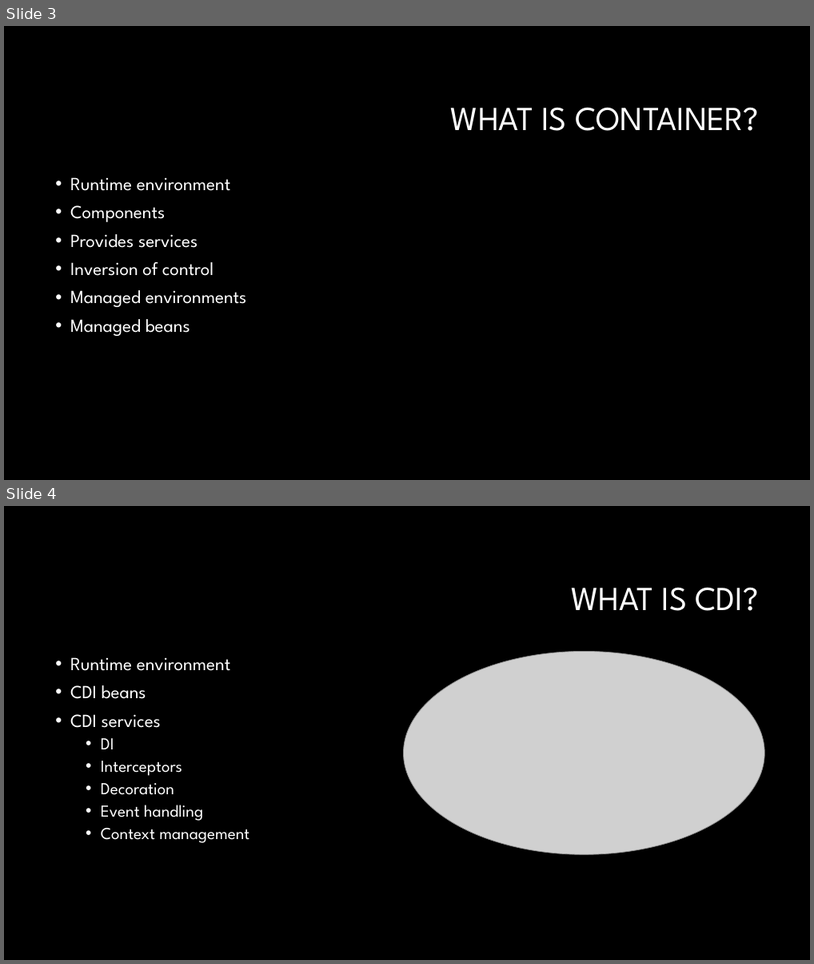
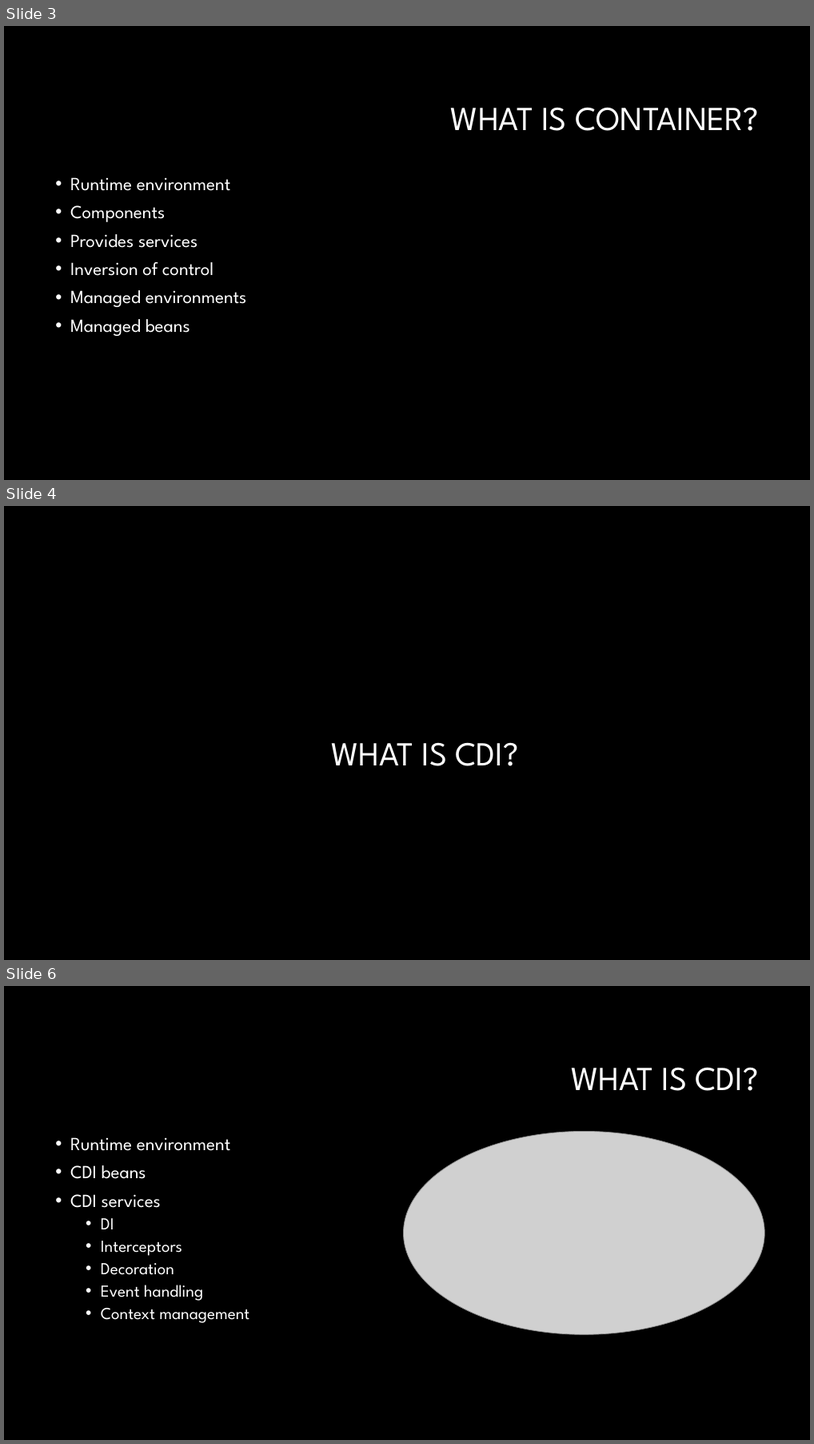
Before and after one commit to Crypto93/CDI_overview, a slide deck: CDI_overview_presentation.pptx. Shown one above the other, each under a label of ours: slides 3 and 4 before the commit, slides 3, 4 and 6 after it; the slides between them are not shown. The pictures are 814x964 and 814x1444 pixels, drawn with LibreOffice and Linux fonts; fonts in the diff are those of the drawing; grey boxes stand for pictures; background and template pictures are left out. Boxes give left, top, right and bottom in pixels: in the first picture for what was removed or moved away, otherwise in the second. Text is boxed around its words. In the diff, an @@ line names an element or a change of style, - is before the commit and + after.

```diff
--- a/CDI_overview_presentation.pptx
+++ b/CDI_overview_presentation.pptx
@@ slide 4 added at <box>4,506,810,960</box>, background #000000 @@
@@ title added at <box>331,742,519,766</box>, 40 pt, text #FFFFFF @@
+WHAT IS CDI?
@@ what was slide 4 is now slide 6 @@
```
Also in this commit, not shown: 2 slides changed, 2 other slides added.
